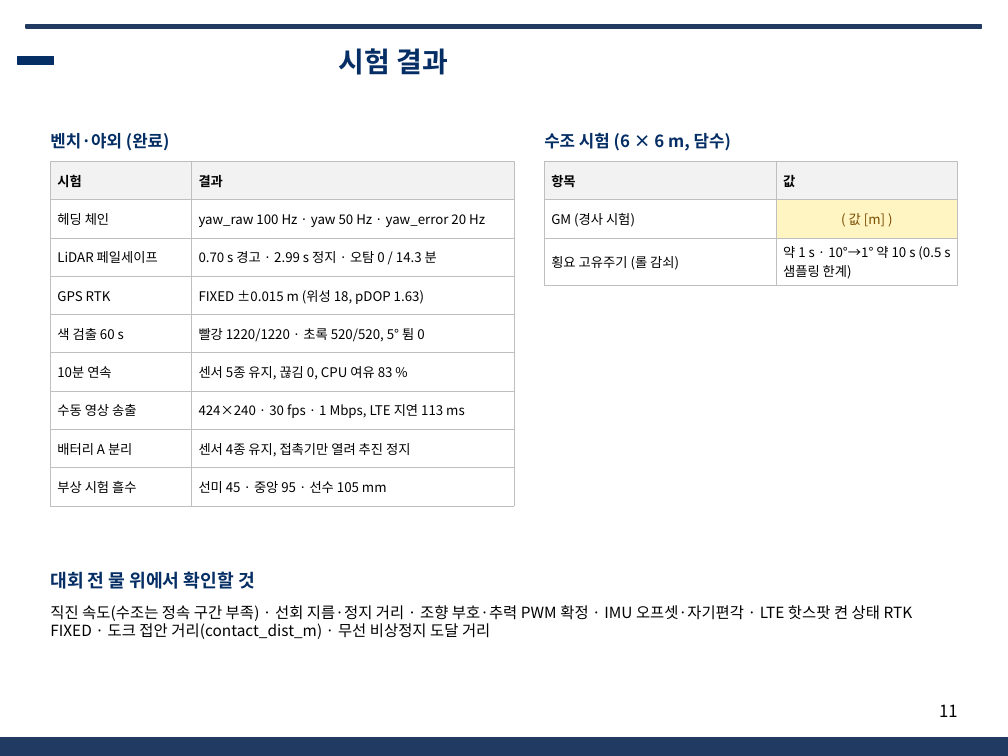
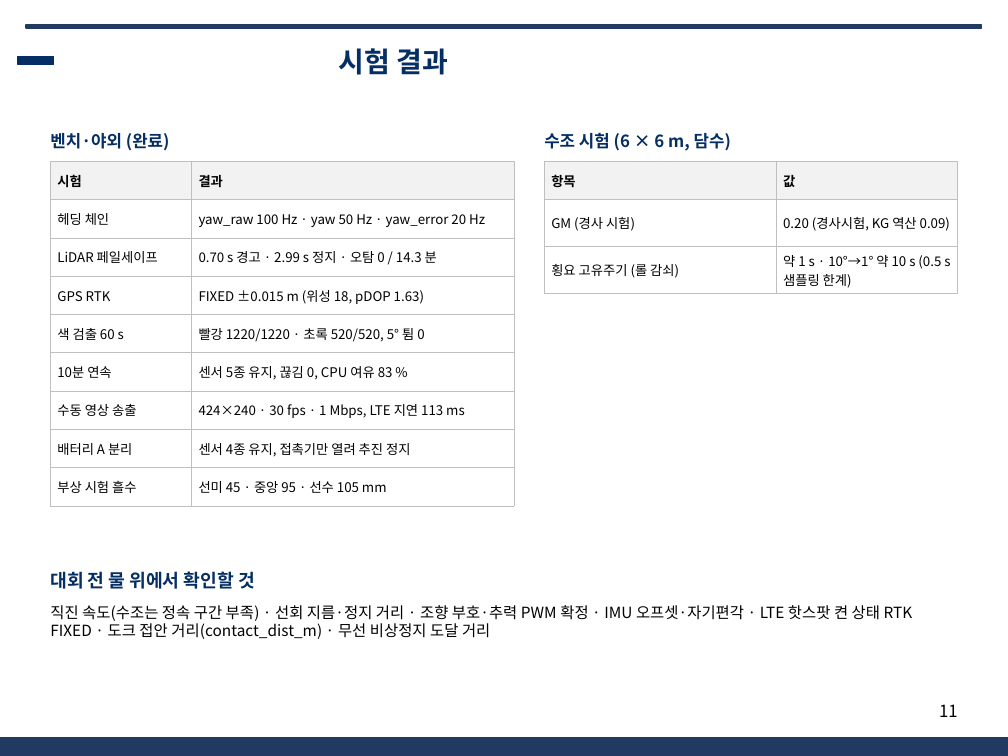
Before and after one commit to unmatsutake377-rgb/ros2_ws, a slide deck: slide 11 of docs/전달용/보고서_분담/발표자료_SSF_A.pptx. Drawn at 1008x756 pixels with LibreOffice and Linux fonts; fonts in the diff are those of the drawing; background and template pictures are left out. Boxes give left, top, right and bottom in pixels: in the first picture for what was removed or moved away, otherwise in the second. Text is boxed around its words. In the diff, an @@ line names an element or a change of style, - is before the commit and + after.

```diff
--- a/docs/전달용/보고서_분담/발표자료_SSF_A.pptx
+++ b/docs/전달용/보고서_분담/발표자료_SSF_A.pptx
@@ table at [544,161,958,292] @@
-row 2, column 2: ( 값 [m] )
+row 2, column 2: 0.20 (경사시험, KG 역산 0.09)
@@ fill #FFF5C2 to none in row 2, column 2 @@
```
Also in this commit, not shown: 1 other slide changed, 10 other files.
